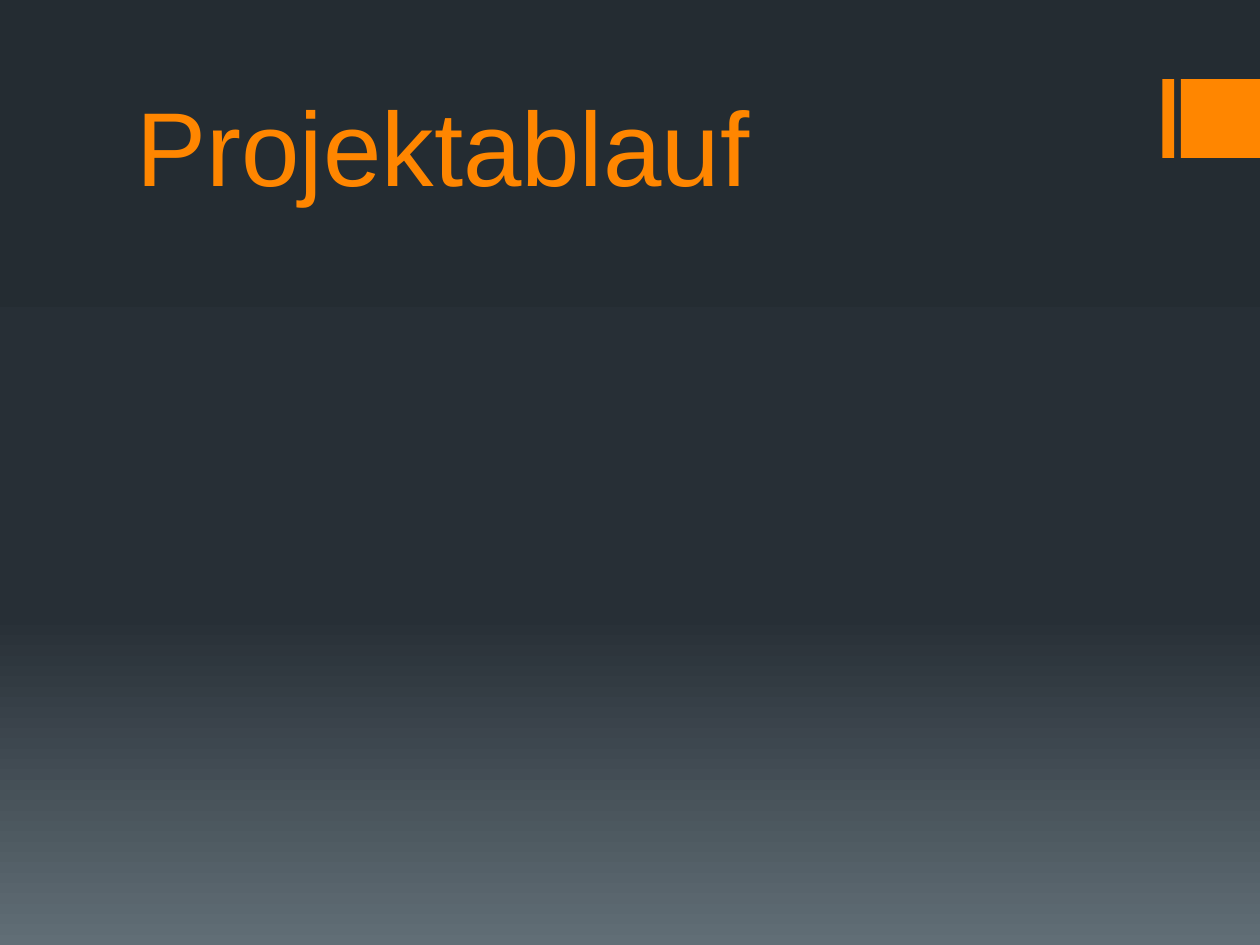
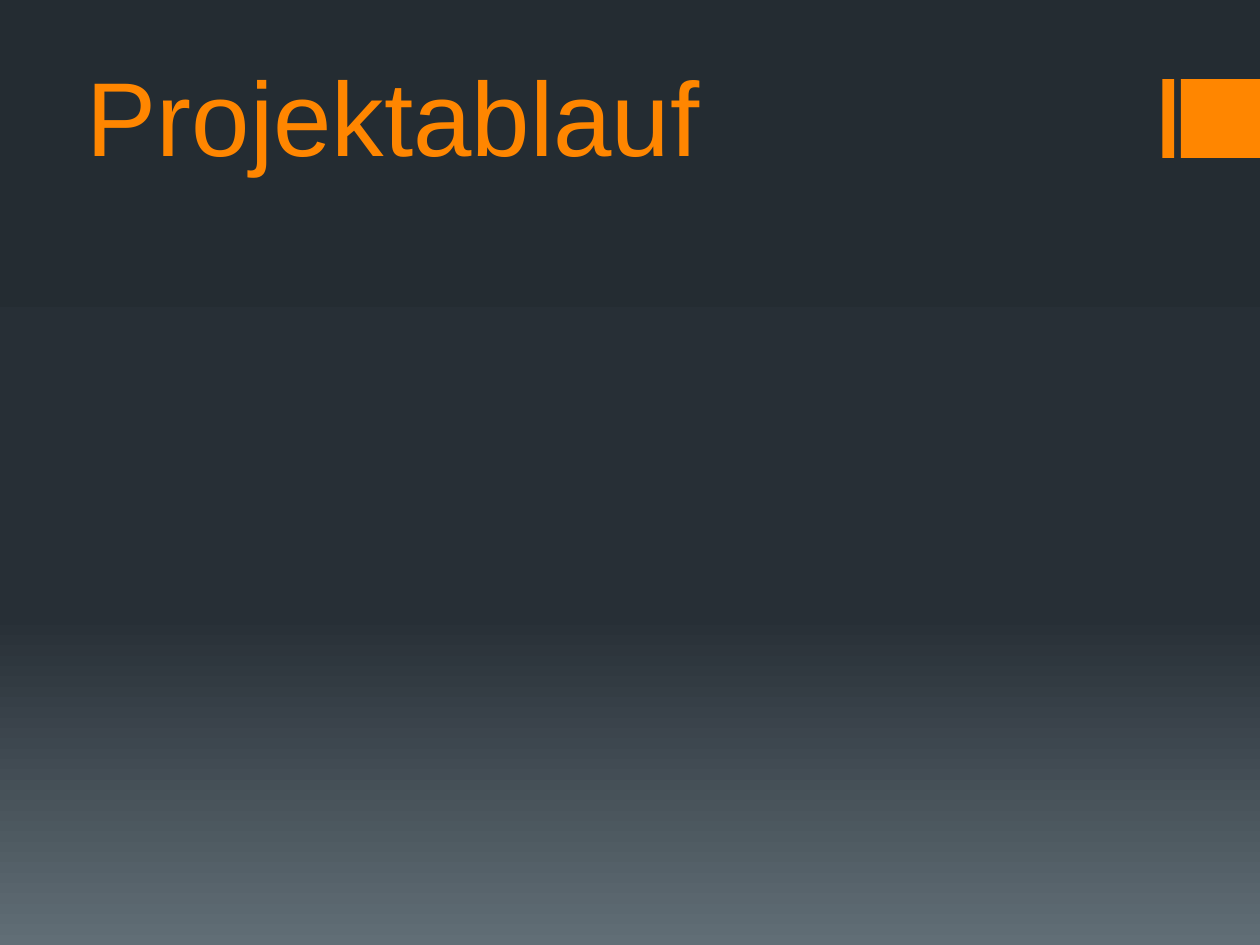
Before and after one commit to docker-apps/Docker, a slide deck: slide 6 of Documents/Projektskizze/Projektskizze_Präsentation_v1.pptx (slide 5 before the commit). Drawn at 1260x945 pixels with LibreOffice and Linux fonts; fonts in the diff are those of the drawing. Boxes give left, top, right and bottom in pixels: in the first picture for what was removed or moved away, otherwise in the second. Text is boxed around its words. In the diff, an @@ line names an element or a change of style, - is before the commit and + after.

```diff
--- a/Documents/Projektskizze/Projektskizze_Präsentation_v1.pptx
+++ b/Documents/Projektskizze/Projektskizze_Präsentation_v1.pptx
@@ title "Projektablauf" moved from (x1=137, y1=110, x2=750, y2=206) to (x1=87, y1=80, x2=700, y2=176) @@
```
Also in this commit, not shown: 5 other slides changed, 2 slides added, 1 slide removed.
